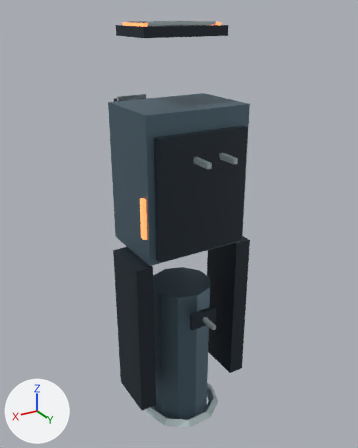
One commit to the Blender file tools/godot-weapons/blender-art/masters/world-7.blend: the scene before it, then after it.
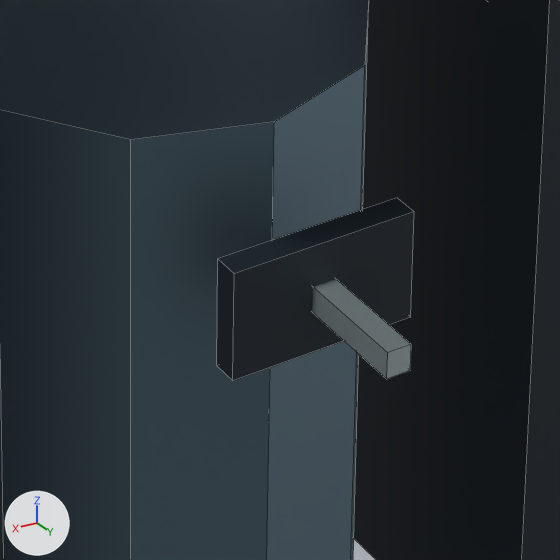
The first picture shows the older version from a 50 mm camera at (0.693, 1.145, 0.277) aimed at (-0.036, -0.07, -0.331). The close-ups show the older and then the newer version on the part from 45% to 66% of the width and 62% to 79% of the height of that picture. Only the edits that show in the close-ups are written down. The axes (+X, +Y, +Z) are drawn at lower left. The lights are the same throughout. The close-ups show mesh edges as thin lines.

The first close-up shows 'body-dark', 'body-trim', 'flak-barrel-light'.
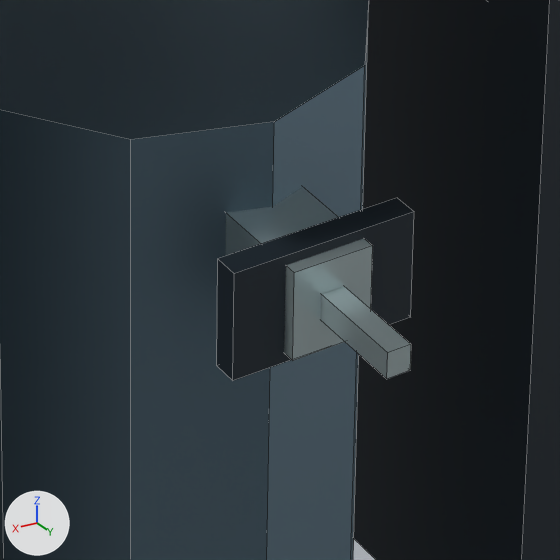
Where the change shows, as pixel boxes [x1, y1, x2, y2] in the close-ups (560 x 560 px):
'body-trim', reshaped: before [312, 279, 411, 379]; after [226, 187, 411, 379]
part 1 of me_cube_380, added: after [226, 187, 373, 361]

The change in detail:
me_cube_380 is used by ob_body_trim; parent ob_body; location (-0.172, 0.028, -0.42).
me_cube_380 had 184 vertices, 146 faces and spanned x -0.007..0.351, y -0.292..0.169, z -0.55..0.672.
me_cube_380 now has 192 vertices, 152 faces and spans x -0.007..0.351, y -0.292..0.169, z -0.55..0.672.
me_cube_380 part 1: a new loose piece, a box spanning x 0.154..0.191, y 0.058..0.111, z -0.151..-0.11, in mat_trim (light grey #c5d6d8).
